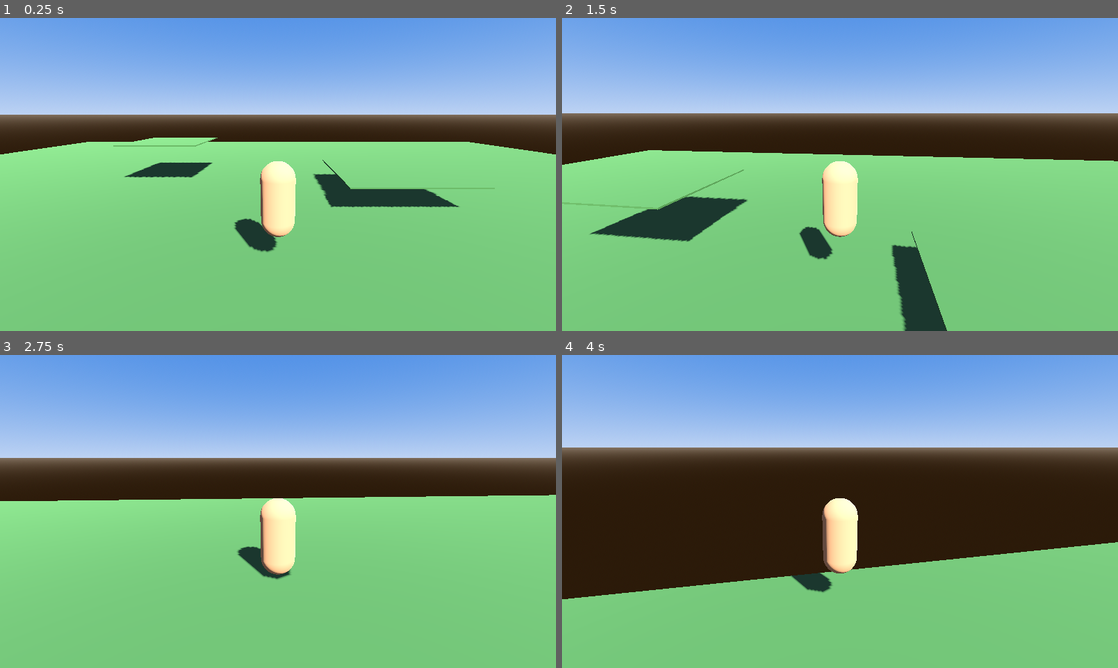
Above: before the commit, frames 1-4 (two rows, left to right).
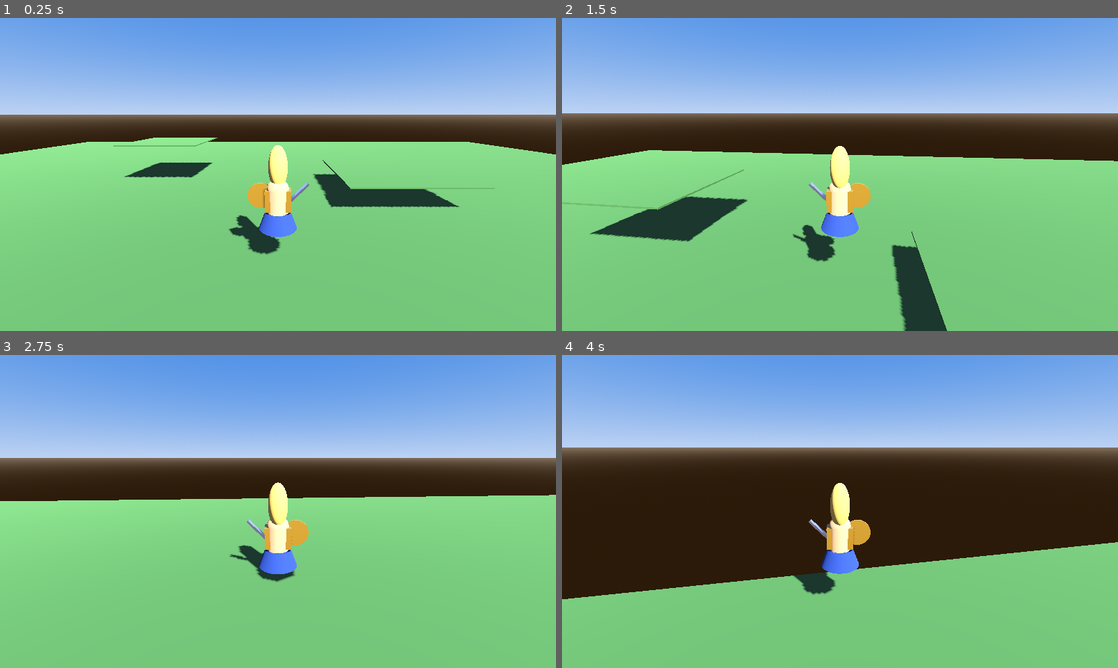
Above: after the commit, the same moments.

Repository: nem0nxt/athena-saga
Game: Godot game, scene res://scenes/main.tscn
Two runs of this game, one before a commit and one after it. Both use one fixed random seed, a clock stepped at 60 frames per second and the inputs below.
Inputs (mouse positions are in pixels of both pictures, inside the frame that each line leads up to):
- Up to frame 1 (0.25 s): no input
- Up to frame 2 (1.5 s): move the mouse to (867, 174) at 0.52 s; press the mouse at (867, 174) at 0.53 s; hold W (move_forward) from 0.53 s (still down); tap Space (jump) at 0.77 s; move the mouse to (812, 174) at 1.27 s; release the mouse at (812, 174) at 1.28 s; click (812, 174) at 1.35 s
- Up to frame 3 (2.75 s): keep holding W (move_forward); tap Space (jump) at 1.52 s; move the mouse to (289, 505) at 2.02 s; press the mouse at (289, 505) at 2.03 s
- Up to frame 4 (4 s): keep holding W (move_forward); move the mouse to (834, 517) at 2.77 s; release the mouse at (834, 517) at 2.78 s; click (834, 517) at 2.85 s; tap Space (jump) at 3.02, 3.77 s; move the mouse to (878, 514) at 3.52 s; press the mouse at (878, 514) at 3.53 s

The runs differ from the first frame. In frame 1, 1.7% of the frame differs, in the area x 41-56%, y 40-76%; in frame 2, 1.7%; in frame 3, 1.7%; in frame 4, 1.7%.

Commit message:
Add character system with stylized Athena placeholder
- CHARACTER_SETUP.md: Complete guide for Mixamo/free models
- quick_character.gd: Procedural character creator
- Athena placeholder: Blonde warrior with armor, shield & sword
- Ready for proper 3D model replacement

Diff:
--- a/scripts/player.gd
+++ b/scripts/player.gd
@@ -1,4 +1,6 @@
 extends CharacterBody3D
+
+const QuickCharacter = preload("res://scripts/quick_character.gd")
 
 # Movement
 const SPEED = 7.0
@@ -24,6 +26,7 @@
 
 func _ready() -> void:
 	Input.set_mouse_mode(Input.MOUSE_MODE_CAPTURED)
+	setup_character_model()
 
 func _input(event: InputEvent) -> void:
 	# Camera rotation with mouse
@@ -126,3 +129,13 @@
 	if animation_player and animation_player.has_animation(anim_name):
 		if animation_player.current_animation != anim_name:
 			animation_player.play(anim_name)
+
+func setup_character_model() -> void:
+	# Hide the default capsule
+	var default_body = $MeshPivot.get_child(0) if $MeshPivot.get_child_count() > 0 else null
+	if default_body:
+		default_body.visible = false
+
+	# Add our stylized Athena character
+	var athena = QuickCharacter.create_athena_placeholder()
+	$MeshPivot.add_child(athena)
--- /dev/null
+++ b/scripts/quick_character.gd
@@ -0,0 +1,159 @@
+extends Node3D
+# Quick character creator for testing
+
+static func create_athena_placeholder() -> Node3D:
+	var character = Node3D.new()
+	character.name = "AthenaPlaceholder"
+
+	# === BODY ===
+	var body = MeshInstance3D.new()
+	var body_mesh = CapsuleMesh.new()
+	body_mesh.height = 1.2
+	body_mesh.radius = 0.25
+	body.mesh = body_mesh
+	body.position.y = 0.8
+
+	var body_mat = StandardMaterial3D.new()
+	body_mat.albedo_color = Color(0.85, 0.7, 0.5) # Skin tone
+	body.material_override = body_mat
+	character.add_child(body)
+
+	# === ARMOR (Chest) ===
+	var armor = MeshInstance3D.new()
+	var armor_mesh = BoxMesh.new()
+	armor_mesh.size = Vector3(0.6, 0.5, 0.35)
+	armor.mesh = armor_mesh
+	armor.position.y = 0.9
+
+	var armor_mat = StandardMaterial3D.new()
+	armor_mat.albedo_color = Color(0.8, 0.6, 0.2) # Bronze
+	armor_mat.metallic = 0.6
+	armor_mat.roughness = 0.4
+	armor.material_override = armor_mat
+	character.add_child(armor)
+
+	# === SKIRT ===
+	var skirt = MeshInstance3D.new()
+	var skirt_mesh = CylinderMesh.new()
+	skirt_mesh.height = 0.4
+	skirt_mesh.top_radius = 0.3
+	skirt_mesh.bottom_radius = 0.45
+	skirt.mesh = skirt_mesh
+	skirt.position.y = 0.4
+
+	var skirt_mat = StandardMaterial3D.new()
+	skirt_mat.albedo_color = Color(0.2, 0.3, 0.6) # Blue
+	skirt.material_override = skirt_mat
+	character.add_child(skirt)
+
+	# === HEAD ===
+	var head = MeshInstance3D.new()
+	var head_mesh = SphereMesh.new()
+	head_mesh.radial_segments = 16
+	head_mesh.rings = 8
+	head_mesh.radius = 0.18
+	head.mesh = head_mesh
+	head.position.y = 1.6
+	head.material_override = body_mat
+	character.add_child(head)
+
+	# === HAIR ===
+	var hair = MeshInstance3D.new()
+	var hair_mesh = SphereMesh.new()
+	hair_mesh.radius = 0.22
+	hair.mesh = hair_mesh
+	hair.position = Vector3(0, 1.65, -0.05)
+	hair.scale = Vector3(1, 1, 1.3)
+
+	var hair_mat = StandardMaterial3D.new()
+	hair_mat.albedo_color = Color(0.9, 0.8, 0.4) # Blonde
+	hair.material_override = hair_mat
+	character.add_child(hair)
+
+	# === HELMET (Optional Tiara) ===
+	var tiara = MeshInstance3D.new()
+	var tiara_mesh = TorusMesh.new()
+	tiara_mesh.inner_radius = 0.16
+	tiara_mesh.outer_radius = 0.2
+	tiara.mesh = tiara_mesh
+	tiara.position.y = 1.7
+	tiara.rotation.x = PI/2
+
+	var tiara_mat = StandardMaterial3D.new()
+	tiara_mat.albedo_color = Color(1, 0.8, 0.3) # Gold
+	tiara_mat.metallic = 0.8
+	tiara_mat.roughness = 0.2
+	tiara.material_override = tiara_mat
+	character.add_child(tiara)
+
+	# === SHIELD (Left Hand) ===
+	var shield = MeshInstance3D.new()
+	var shield_mesh = CylinderMesh.new()
+	shield_mesh.height = 0.05
+	shield_mesh.top_radius = 0.3
+	shield_mesh.bottom_radius = 0.3
+	shield.mesh = shield_mesh
+	shield.position = Vector3(-0.4, 1.0, 0)
+	shield.rotation = Vector3(0, PI/2, PI/2)
+	shield.material_override = armor_mat
+	character.add_child(shield)
+
+	# === SWORD (Right Hand) ===
+	var sword = MeshInstance3D.new()
+	var sword_mesh = BoxMesh.new()
+	sword_mesh.size = Vector3(0.05, 0.8, 0.15)
+	sword.mesh = sword_mesh
+	sword.position = Vector3(0.4, 1.0, 0)
+	sword.rotation.z = -PI/4
+
+	var sword_mat = StandardMaterial3D.new()
+	sword_mat.albedo_color = Color(0.8, 0.8, 0.9) # Steel
+	sword_mat.metallic = 0.9
+	sword_mat.roughness = 0.1
+	sword.material_override = sword_mat
+	character.add_child(sword)
+
+	return character
+
+static func create_skeleton_enemy() -> Node3D:
+	var skeleton = Node3D.new()
+	skeleton.name = "SkeletonEnemy"
+
+	# === BONES ===
+	var bones = MeshInstance3D.new()
+	var bones_mesh = CapsuleMesh.new()
+	bones_mesh.height = 1.6
+	bones_mesh.radius = 0.2
+	bones.mesh = bones_mesh
+	bones.position.y = 0.9
+
+	var bones_mat = StandardMaterial3D.new()
+	bones_mat.albedo_color = Color(0.9, 0.9, 0.8) # Bone white
+	bones.material_override = bones_mat
+	skeleton.add_child(bones)
+
+	# === SKULL ===
+	var skull = MeshInstance3D.new()
+	var skull_mesh = SphereMesh.new()
+	skull_mesh.radius = 0.2
+	skull.mesh = skull_mesh
+	skull.position.y = 1.8
+	skull.material_override = bones_mat
+	skeleton.add_child(skull)
+
+	# === GLOWING EYES ===
+	var eyes = MeshInstance3D.new()
+	var eyes_mesh = SphereMesh.new()
+	eyes_mesh.radius = 0.05
+	eyes.mesh = eyes_mesh
+	eyes.position = Vector3(0, 1.8, 0.15)
+
+	var eyes_mat = StandardMaterial3D.new()
+	eyes_mat.albedo_color = Color(1, 0, 0) # Red
+	eyes_mat.emission_enabled = true
+	eyes_mat.emission = Color(1, 0, 0)
+	eyes_mat.emission_energy = 2.0
+	eyes.material_override = eyes_mat
+	skeleton.add_child(eyes)
+
+	return skeleton
Not shown, added: docs/CHARACTER_SETUP.md
